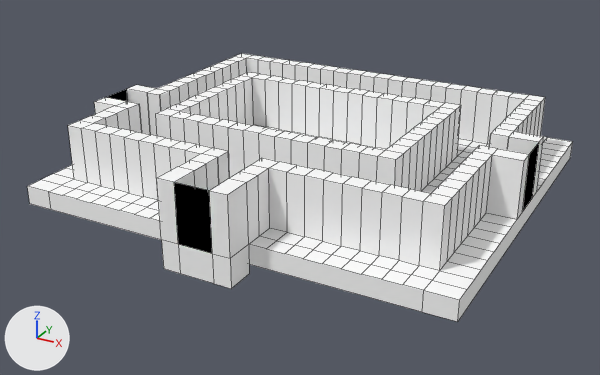
A saved change to the Blender file Blender_Models/Level.blend.
Rendered twice from a 50 mm camera at (19.5, -37.4, 17.5) aimed at (-0.2, -1.7, -0.4). Every picture has the same lights, and +X, +Y and +Z are marked at lower left. Mesh edges are drawn as thin lines.
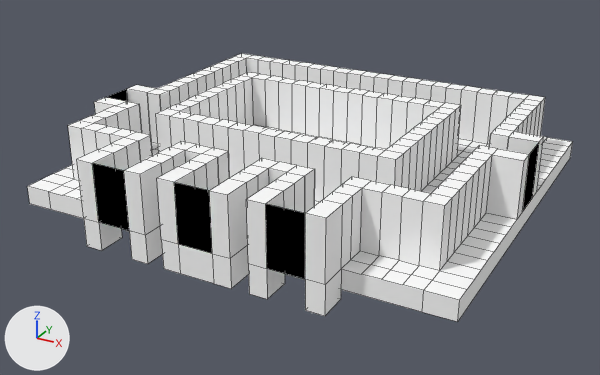
Changed parts and their boxes [x1, y1, x2, y2] in the pictures (600 x 375 px):
part 1 of me_cube, built on: before [105, 135, 359, 269]; after [77, 135, 362, 316]

The change, as a diff of the scene's bpy script:
```diff
--- a/Blender_Models/Level.blend.py
+++ b/Blender_Models/Level.blend.py
@@ me_cube @@
 # used by ob_cube; location = (0.0, 0.0, 0.0); scale = (10.0, 10.0, 0.5)
-me_cube.from_pydata(...)  # 895 vertices, 834 faces, 4 loose edges; spans x -1.15..1.15, y -1.15..1.0, z -1.96..6.92
+me_cube.from_pydata(...)  # 959 vertices, 890 faces, 4 loose edges; spans x -1.15..1.15, y -1.15..1.0, z -1.96..6.92
+# me_cube part 1
+# 4 vertices are removed from x -0.45..0.45, y -0.82..-0.73, z 6.92
+# 20 faces are deleted
+# 4 vertices are added at (-0.45, -0.82, 1.0), (-0.45, -0.73, 1.0), (0.45, -0.82, 1.0), (0.45, -0.73, 1.0)
+# 24 new vertices lie (0.0, 0.0, 5.92) away from vertices in x -0.64..0.64, y -1.0..-0.82, z 1.0
+# 16 new vertices lie (0.0, -0.15, 0.0) away from vertices in x -0.64..0.64, y -1.0, z 1.0..6.92
+# 16 new vertices lie (0.0, 0.0, -2.96) away from vertices in x -0.64..0.64, y -1.15..-1.0, z 1.0
+# 8 new vertices lie (0.0, 0.0, -5.92) away from vertices in x -0.55..0.55, y -0.82..-0.73, z 6.92
+# 74 new faces join them, mat_material (white #ffffff)
+# 2 new faces join them, mat_exit (black #000000)
 me_cube.materials.append(mat_material)
```
